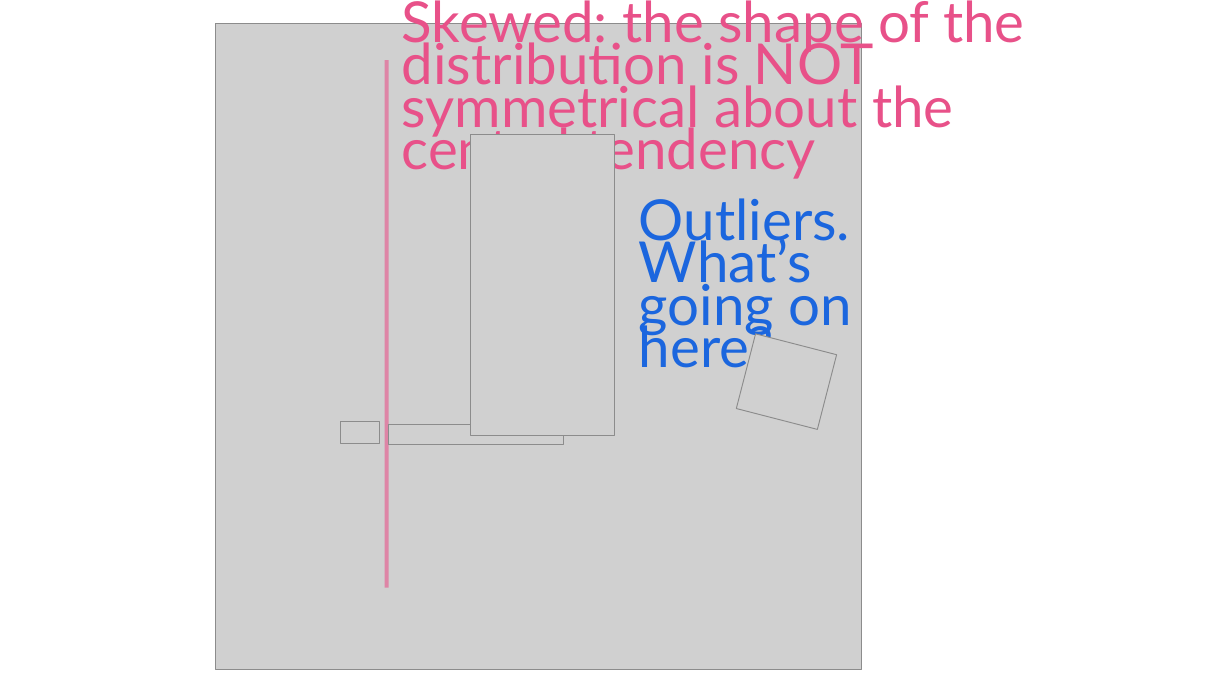
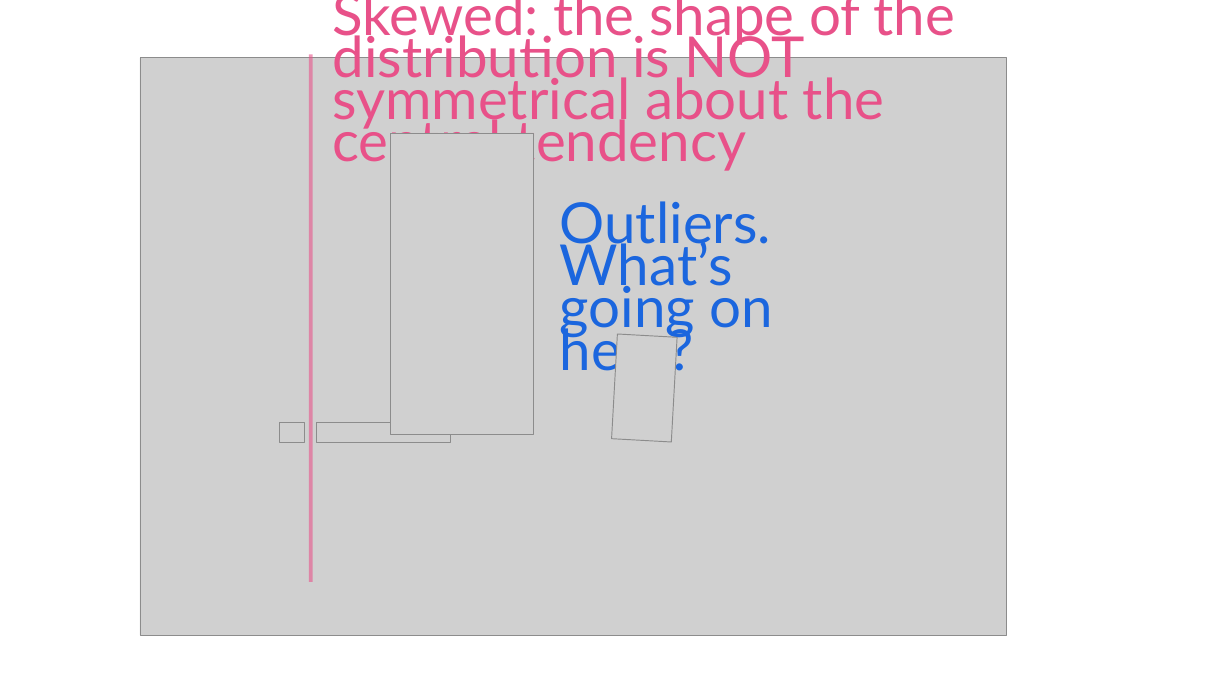
Before and after one commit to SmogDr/edar_coursebook, a slide deck: slide 3 of Annotations.pptx. Drawn at 1232x693 pixels with LibreOffice and Linux fonts; fonts in the diff are those of the drawing; grey boxes stand for pictures. Boxes give left, top, right and bottom in pixels: in the first picture for what was removed or moved away, otherwise in the second. Text is boxed around its words. In the diff, an @@ line names an element or a change of style, - is before the commit and + after.

```diff
--- a/Annotations.pptx
+++ b/Annotations.pptx
@@ text "Skewed: the shape of the ..." rewrapped from (402, 0, 1025, 179) to (332, 0, 956, 172) @@
@@ picture: place and size @@
-picture at (216, 24, 862, 670)
+picture at (140, 57, 1006, 635)
@@ line moved from (386, 60) - (386, 588) to (311, 55) - (311, 582) @@
@@ picture: place and size @@
-picture at (471, 134, 616, 435)
+picture at (390, 133, 534, 434)
@@ text "Outliers. What’s": place and size @@
-text "Outliers. What’s" at (639, 198, 853, 377)
+text "Outliers. What’s" at (560, 201, 773, 380)
@@ picture at (612, 334, 678, 442): rotation 14 to 3 degrees @@
@@ picture: place and size @@
-picture at (341, 421, 379, 443)
+picture at (280, 422, 305, 442)
@@ picture: place and size @@
-picture at (389, 425, 564, 444)
+picture at (316, 423, 450, 443)
```
Also in this commit, not shown: 1 other slide changed, 43 other files.
